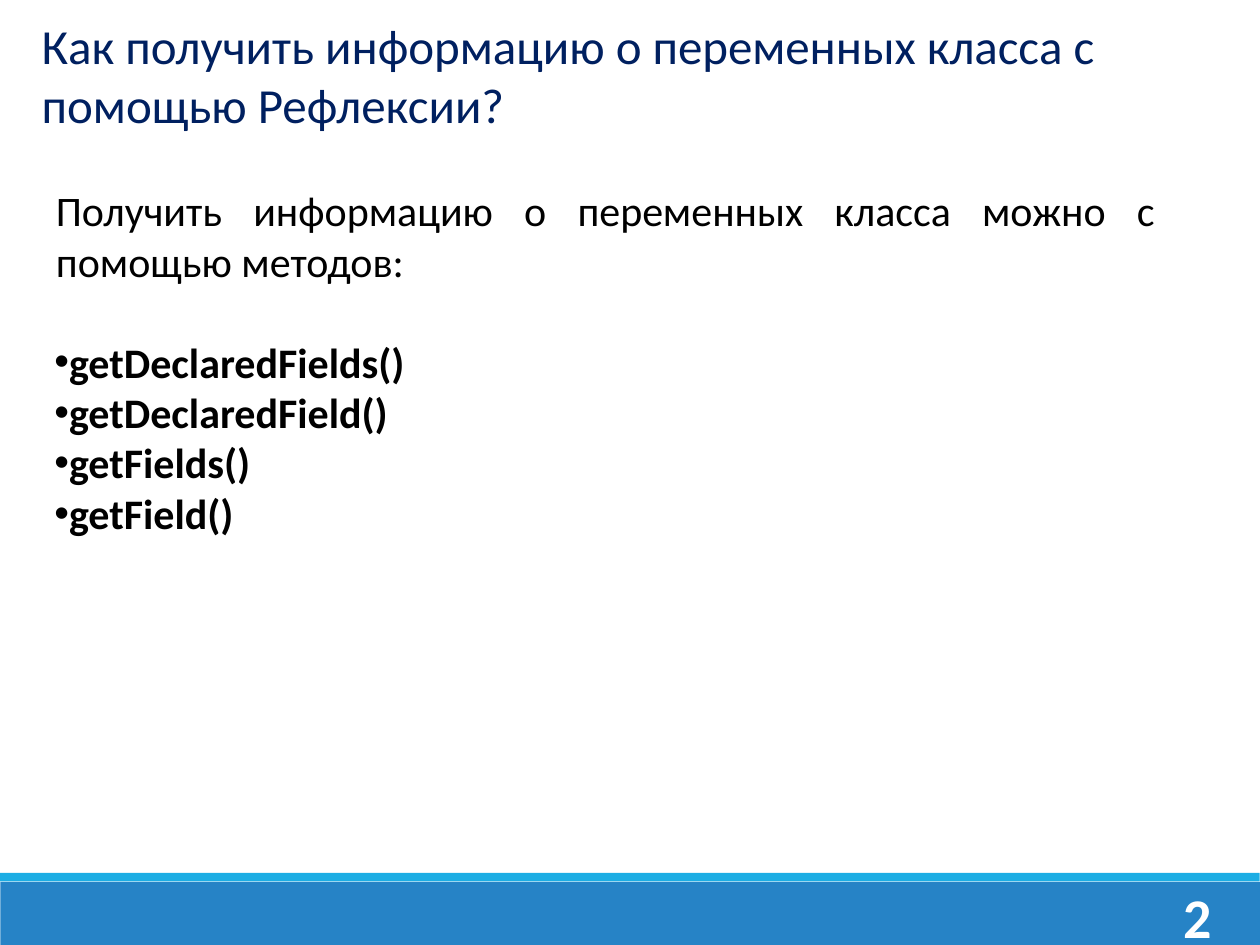
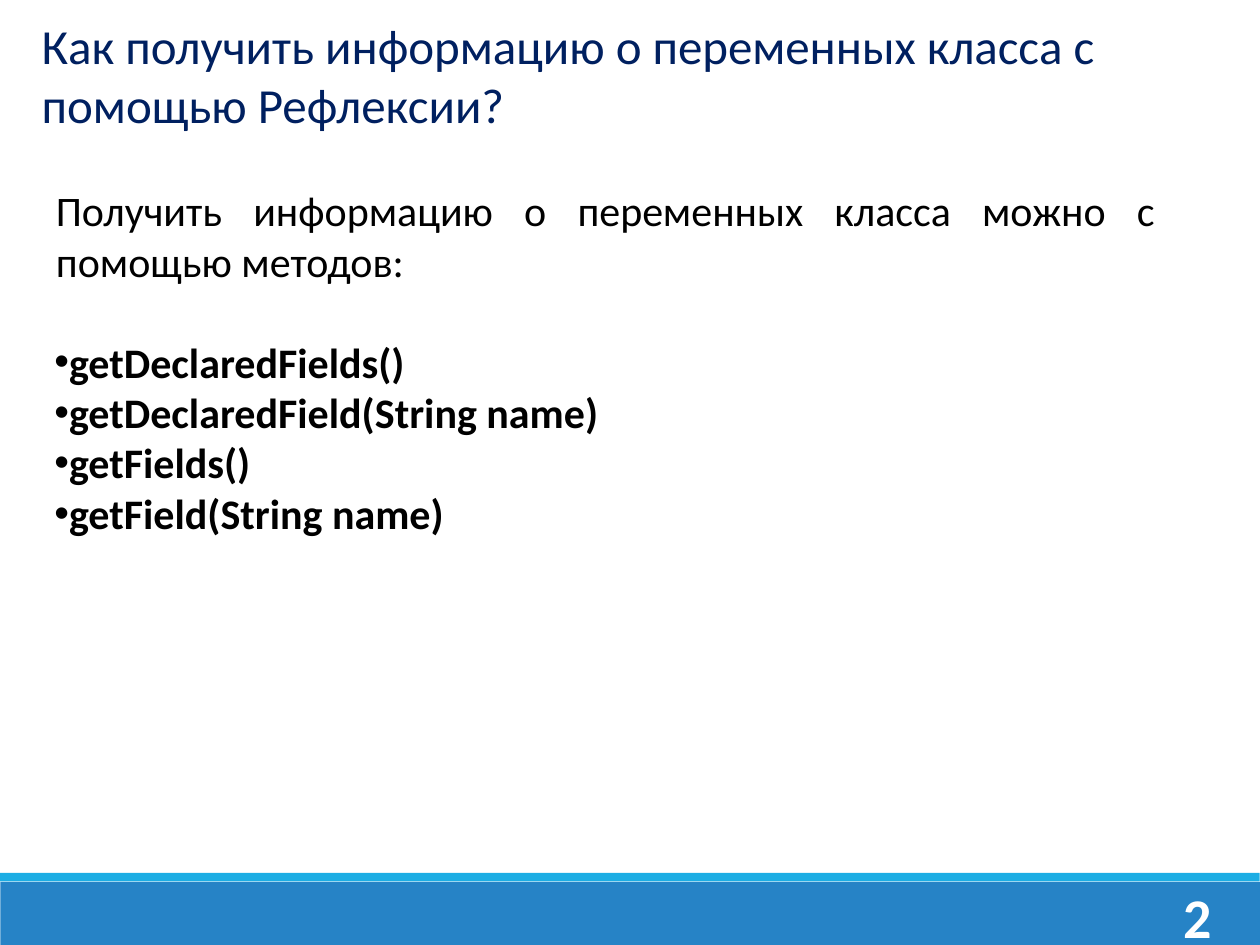
Before and after one commit to dmitry-academy/academy, a slide deck: slide 9 of resources/presentations/Java Lection 16. Reflection API.ppt. Drawn at 1260x945 pixels with LibreOffice and Linux fonts; fonts in the diff are those of the drawing; background and template pictures are left out. Boxes give left, top, right and bottom in pixels: in the first picture for what was removed or moved away, otherwise in the second. Text is boxed around its words. In the diff, an @@ line names an element or a change of style, - is before the commit and + after.

```diff
--- a/resources/presentations/Java Lection 16. Reflection API.ppt
+++ b/resources/presentations/Java Lection 16. Reflection API.ppt
@@ text at (69,397,598,435): text changed @@
-• getDeclaredField()
+• getDeclaredField(String name)
@@ text at (69,498,444,536): text changed @@
-• getField()
+• getField(String name)
```
Also in this commit, not shown: 13 other files.
